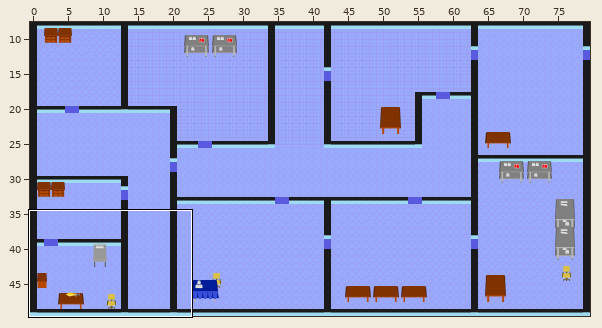
Tiled map -- assets/tilemaps/level1.tmx. Above, an overview of the earlier version with the close-up marked.
Close-up. First the earlier version:
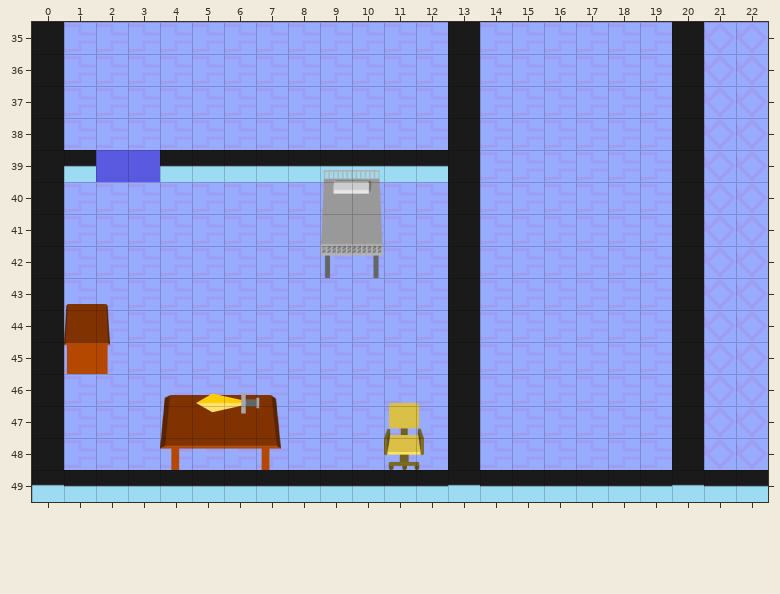
Cells are 32x32 px. Shown: x 0..22, y 35..49. The commit also changed other parts of the map, which this record leaves out.
Once edited:
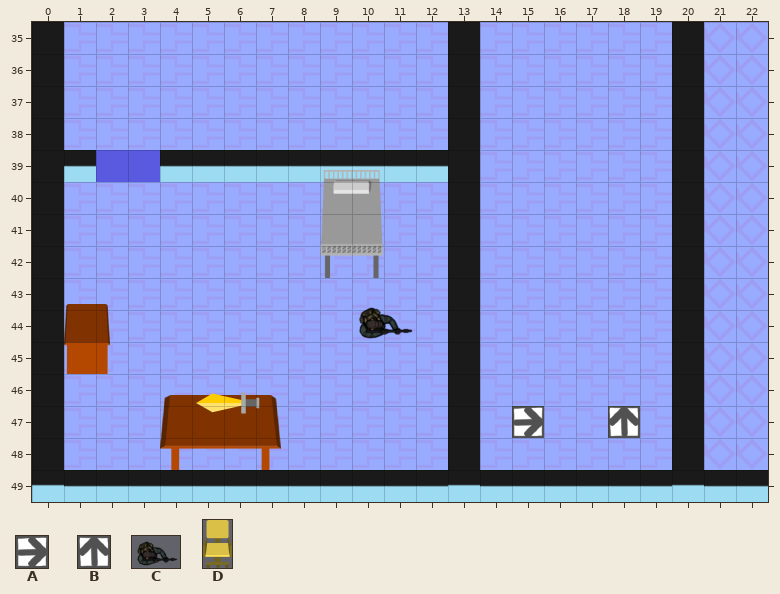
Key: from "sprites": A 5 "arrow-right", B 6 "arrow-up", C 12 "mc_idle", D 20 "chair".
_ is an empty cell.
Tiles replaced or removed in this view: D.
Tiles of an added or newly shown layer are drawn over the layers below it.
The exact change:
Changed rows in their new state; . is an unchanged cell.
Layer "pickables":
first column x 11:
48 _
Layer "arrow_up" (added):
first column x 18:
47 B
Layer "arrow_right" (added):
first column x 15:
47 A
Layer "player" (added):
first column x 10:
44 C
